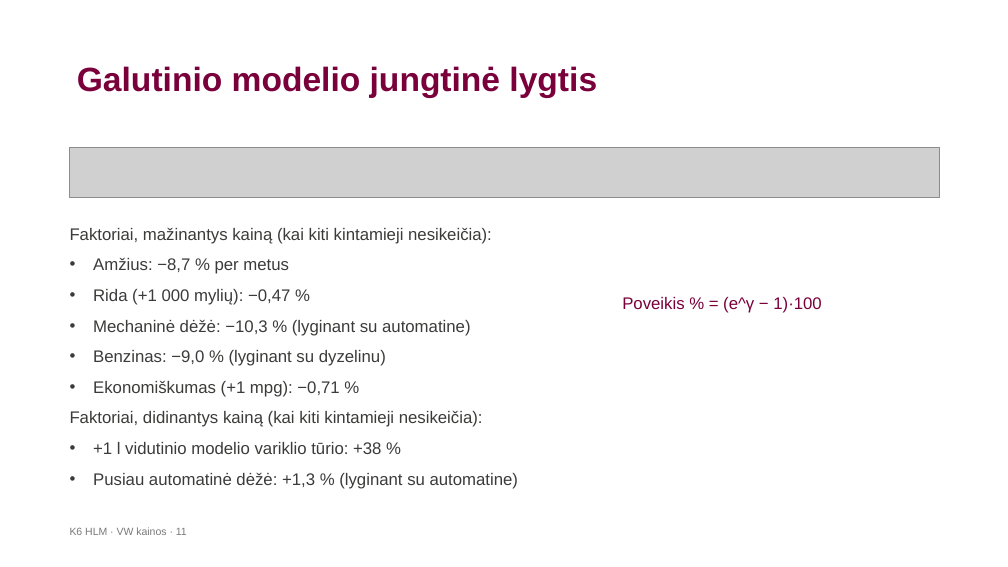
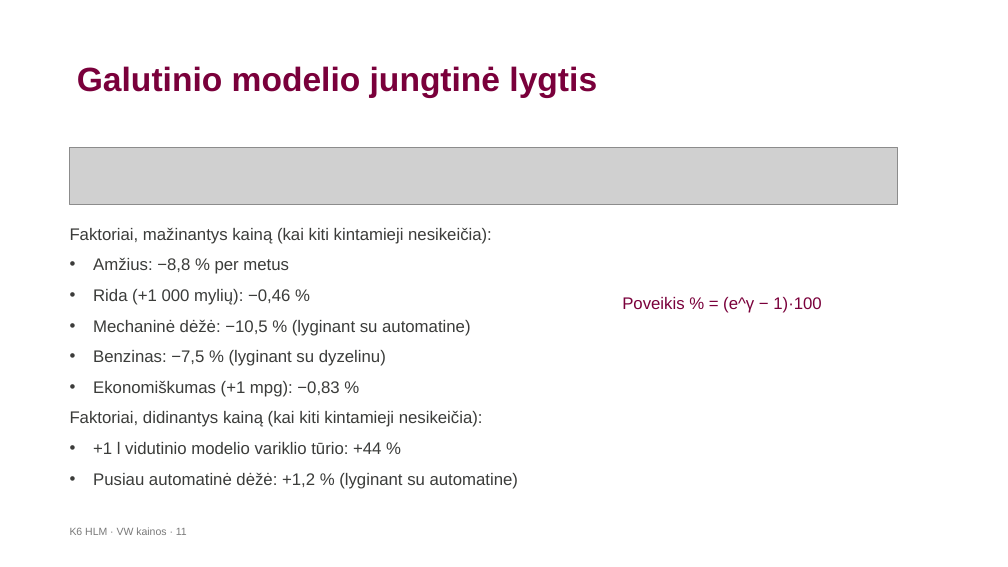
Before and after one commit to LidijaPu/K6, a slide deck: slide 11 of K6_HLM_VW_pristatymas_.pptx. Drawn at 1008x567 pixels with LibreOffice and Linux fonts; fonts in the diff are those of the drawing; grey boxes stand for pictures; background and template pictures are left out. Boxes give left, top, right and bottom in pixels: in the first picture for what was removed or moved away, otherwise in the second. Text is boxed around its words. In the diff, an @@ line names an element or a change of style, - is before the commit and + after.

```diff
--- a/K6_HLM_VW_pristatymas_.pptx
+++ b/K6_HLM_VW_pristatymas_.pptx
@@ picture resized from (x1=70, y1=147, x2=939, y2=198) to (x1=70, y1=147, x2=898, y2=204) @@
@@ text at (x1=93, y1=257, x2=470, y2=397): text changed @@
-• Amžius: −8,7 % per metus
-• Rida (+1 000 mylių): −0,47 %
-• Mechaninė dėžė: −10,3 % (lyginant su automatine)
-• Benzinas: −9,0 % (lyginant su dyzelinu)
-• Ekonomiškumas (+1 mpg): −0,71 %
+• Amžius: −8,8 % per metus
+• Rida (+1 000 mylių): −0,46 %
+• Mechaninė dėžė: −10,5 % (lyginant su automatine)
+• Benzinas: −7,5 % (lyginant su dyzelinu)
+• Ekonomiškumas (+1 mpg): −0,83 %
@@ text at (x1=93, y1=442, x2=518, y2=489): text changed @@
-• +1 l vidutinio modelio variklio tūrio: +38 %
-• Pusiau automatinė dėžė: +1,3 % (lyginant su automatine)
+• +1 l vidutinio modelio variklio tūrio: +44 %
+• Pusiau automatinė dėžė: +1,2 % (lyginant su automatine)
```
Also in this commit, not shown: 8 other slides changed, 4 other files.
